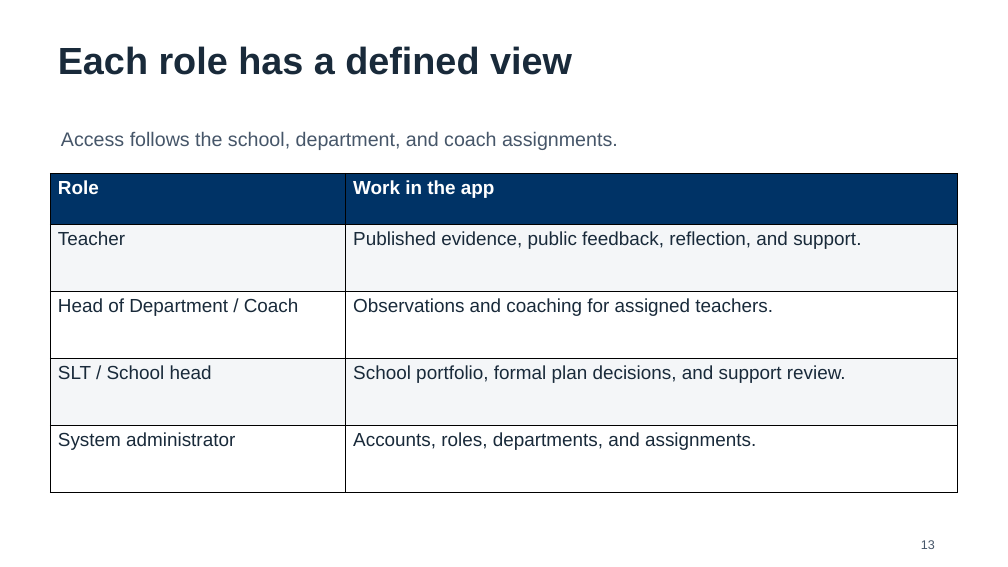
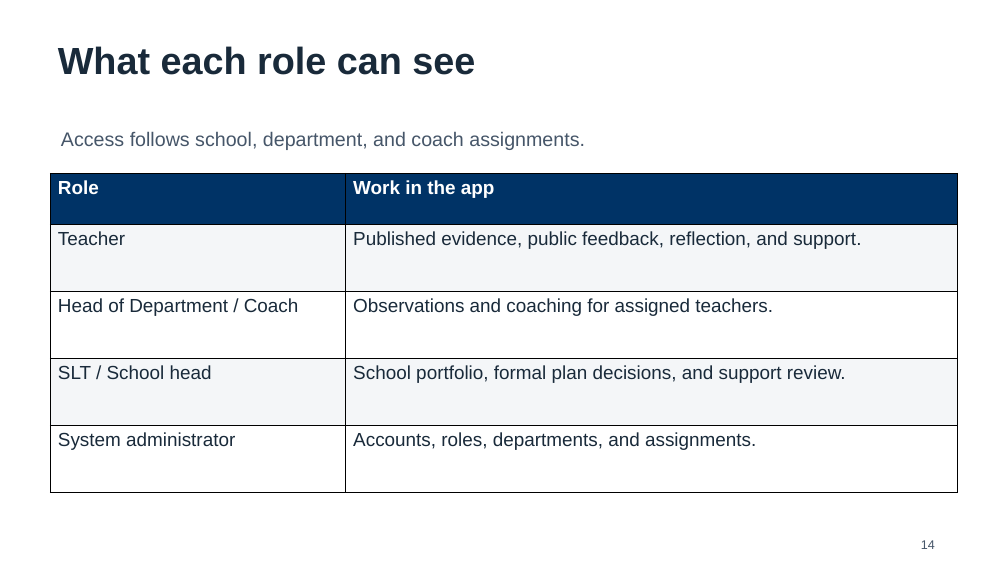
Before and after one commit to bodangren/ra-math-advantage, a slide deck: slide 14 of outputs/danielson-slt_20260907/output/HDKWA-Danielson-SLT-Feature-Review-Final.pptx (slide 13 before the commit). Drawn at 1008x567 pixels with LibreOffice and Linux fonts; fonts in the diff are those of the drawing. Boxes give left, top, right and bottom in pixels: in the first picture for what was removed or moved away, otherwise in the second. Text is boxed around its words. In the diff, an @@ line names an element or a change of style, - is before the commit and + after.

Commit message:
docs(danielson): rewrite SLT deck for school review

```diff
--- a/outputs/danielson-slt_20260907/output/HDKWA-Danielson-SLT-Feature-Review-Final.pptx
+++ b/outputs/danielson-slt_20260907/output/HDKWA-Danielson-SLT-Feature-Review-Final.pptx
@@ text at [58, 46, 475, 75]: text changed @@
-Each role has a defined view
+What each role can see
@@ text at [61, 131, 585, 150]: text changed @@
-Access follows the school, department, and coach assignments.
+Access follows school, department, and coach assignments.
@@ text at [921, 540, 935, 549]: text changed @@
-13
+14
```
Also in this commit, not shown: 15 other slides changed, 2 slides added, 1 slide removed.
